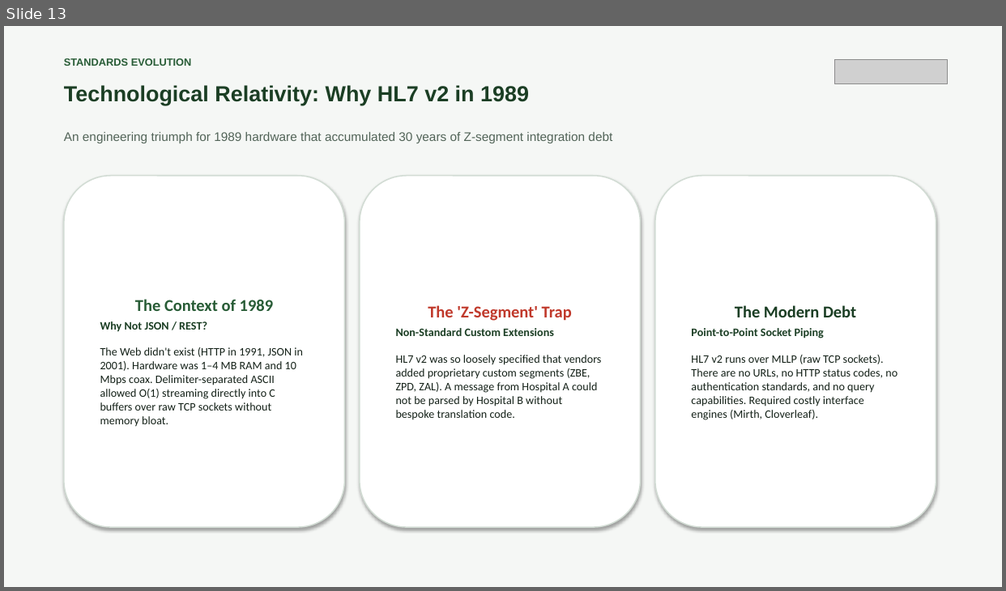
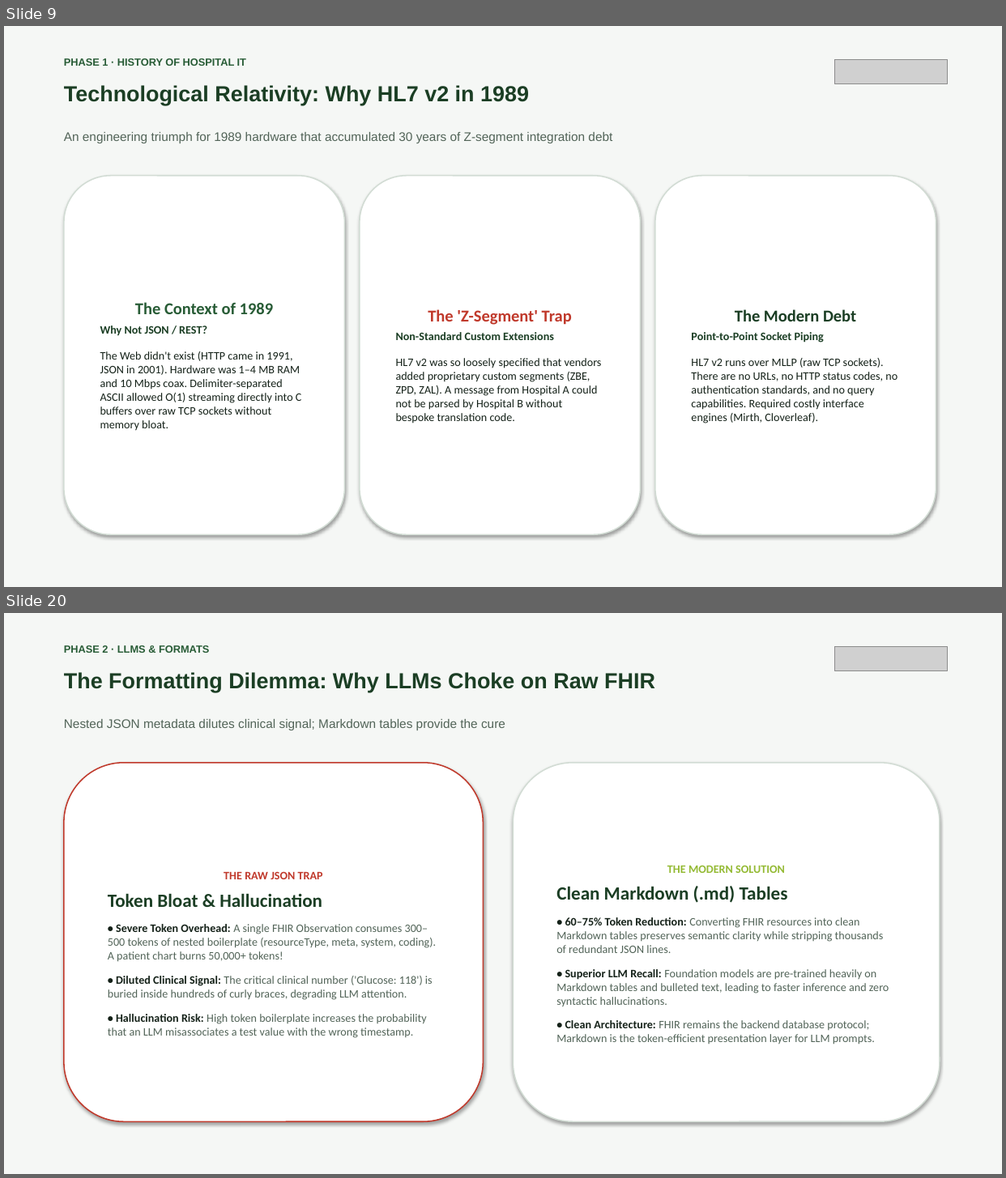
Before and after one commit to AIT-brainlab/fhir-ml-workshop, a slide deck: slides-morning/orientation-and-health-ai-foundations.pptx. Shown one above the other, each under a label of ours: slide 13 before the commit, slides 9 and 20 after it; the slides between them are not shown. The pictures are 1006x591 and 1006x1178 pixels, drawn with LibreOffice and Linux fonts; fonts in the diff are those of the drawing; grey boxes stand for pictures. Boxes give left, top, right and bottom in pixels: in the first picture for what was removed or moved away, otherwise in the second. Text is boxed around its words. In the diff, an @@ line names an element or a change of style, - is before the commit and + after.

Commit message:
Restructure morning session into 2+1 Phase architecture (29 slides)

```diff
--- a/slides-morning/orientation-and-health-ai-foundations.pptx
+++ b/slides-morning/orientation-and-health-ai-foundations.pptx
@@ slide 20 added at bbox=[4, 613, 1002, 1174], background #FFFFFF @@
@@ rectangle added at bbox=[4, 613, 1002, 1174], fill #F5F7F5 @@
@@ text added at bbox=[64, 645, 209, 653], 10 pt, text #285C36, bold @@
+PHASE 2 · LLMS & FORMATS
@@ picture added at bbox=[835, 647, 948, 671] @@
@@ text added at bbox=[64, 672, 655, 692], 21 pt, text #1B3E24, bold @@
+The Formatting Dilemma: Why LLMs Choke on Raw FHIR
@@ text added at bbox=[64, 719, 505, 730], 12 pt, text #526458 @@
+Nested JSON metadata dilutes clinical signal; Markdown tables provide the cure
@@ rounded rectangle added at bbox=[64, 763, 484, 1122], fill #FFFFFF, outline #C0392B 1.2 pt, 11 pt, text #526458 @@
+THE RAW JSON TRAP
+Token Bloat & Hallucination
+• Severe Token Overhead: A single FHIR Observation consumes 300–500 tokens of nested boilerplate (resourceType, meta, system, coding). A patient chart burns 50,000+ tokens!
+• Diluted Clinical Signal: The critical clinical number ('Glucose: 118') is buried inside hundreds of curly braces, degrading LLM attention.
+• Hallucination Risk: High token boilerplate increases the probability that an LLM misassociates a test value with the wrong timestamp.
@@ rounded rectangle added at bbox=[513, 763, 940, 1122], fill #FFFFFF, outline #D2DCD4 1.2 pt, 11 pt, text #526458 @@
+THE MODERN SOLUTION
+Clean Markdown (.md) Tables
+• 60–75% Token Reduction: Converting FHIR resources into clean Markdown tables preserves semantic clarity while stripping thousands of redundant JSON lines.
+• Superior LLM Recall: Foundation models are pre-trained heavily on Markdown tables and bulleted text, leading to faster inference and zero syntactic hallucinations.
+• Clean Architecture: FHIR remains the backend database protocol; Markdown is the token-efficient presentation layer for LLM prompts.
@@ what was slide 13 is now slide 9 @@
@@ slide 9 changed as well @@
@@ text at bbox=[64, 58, 246, 66]: text changed @@
-STANDARDS EVOLUTION
+PHASE 1 · HISTORY OF HOSPITAL IT
@@ rounded rectangle "The Context of 1989": place and size @@
-rounded rectangle "The Context of 1989" at bbox=[64, 176, 345, 527]
+rounded rectangle "The Context of 1989" at bbox=[64, 176, 345, 535]
@@ rounded rectangle "The 'Z-Segment' Trap": place and size @@
-rounded rectangle "The 'Z-Segment' Trap" at bbox=[360, 176, 641, 527]
+rounded rectangle "The 'Z-Segment' Trap" at bbox=[360, 176, 641, 535]
@@ rounded rectangle "The Modern Debt": place and size @@
-rounded rectangle "The Modern Debt" at bbox=[655, 176, 936, 527]
+rounded rectangle "The Modern Debt" at bbox=[655, 176, 936, 535]
@@ text in rounded rectangle at bbox=[100, 352, 302, 431]: text changed @@
-The Web didn't exist (HTTP in 1991, JSON in 2001). Hardware was 1–4 MB RAM and 10 Mbps coax. Delimiter-separated ASCII allowed O(1) streaming directly into C buffers over raw TCP sockets without memory bloat.
+The Web didn't exist (HTTP came in 1991, JSON in 2001). Hardware was 1–4 MB RAM and 10 Mbps coax. Delimiter-separated ASCII allowed O(1) streaming directly into C buffers over raw TCP sockets without memory bloat.
```
Also in this commit, not shown: 11 other slides changed, 16 other slides added, 15 slides removed, 3 other files.
